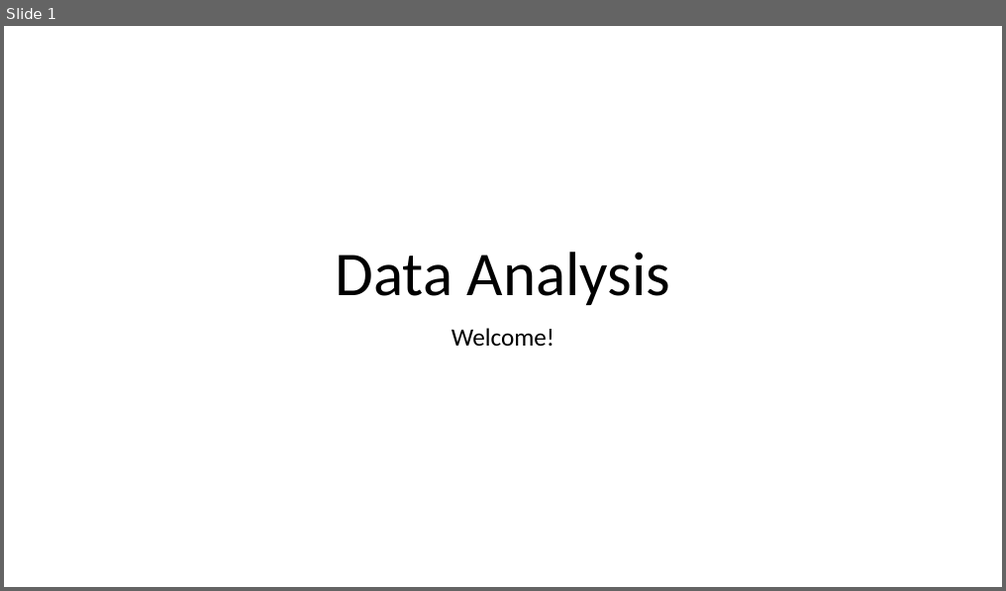
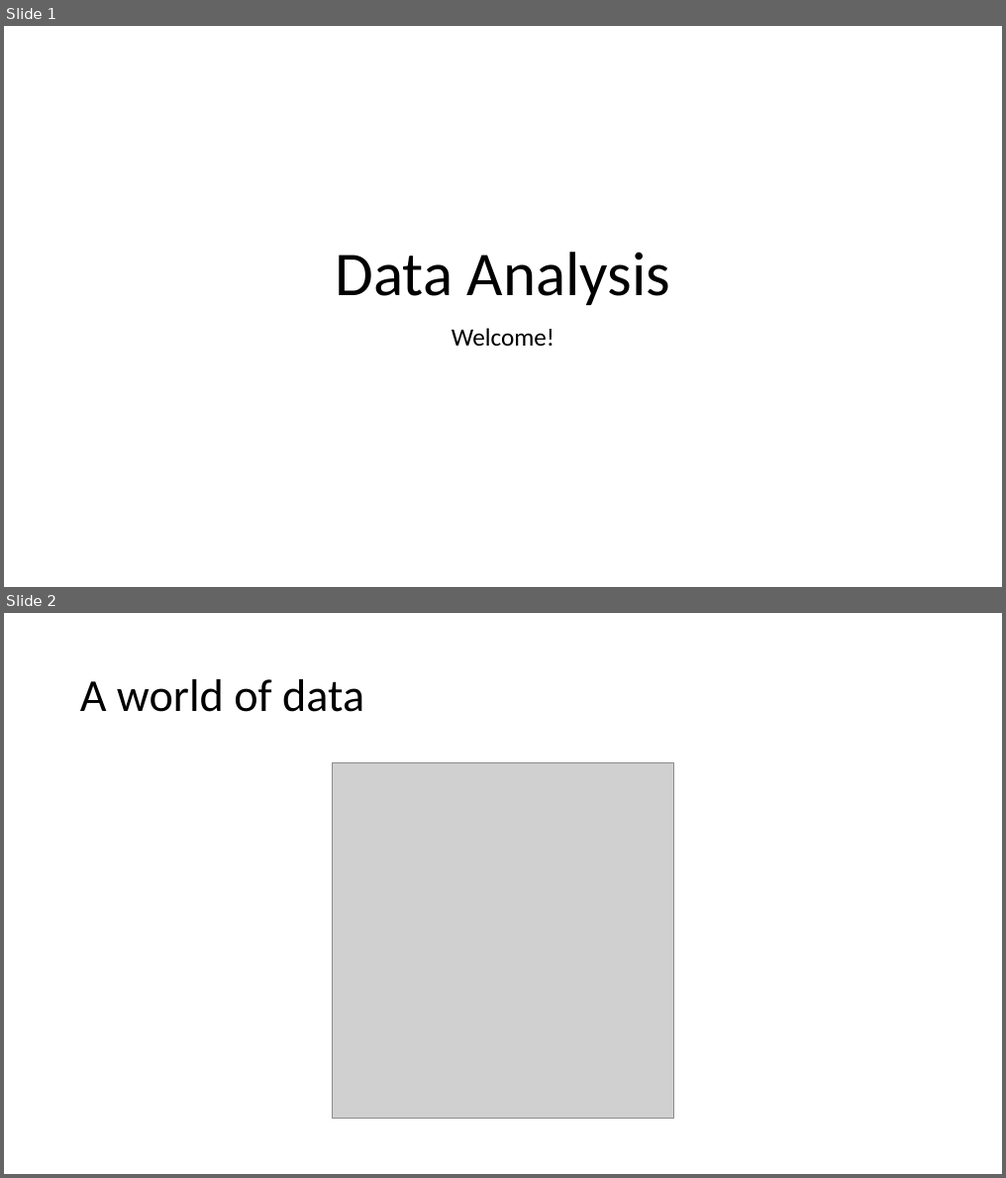
Before and after one commit to PRF-Development/DataAnalysisExtras, a slide deck: WhatIsDataAnalysis.pptx. Shown one above the other, each under a label of ours: slide 1 before the commit, slides 1 and 2 after it. The pictures are 1006x591 and 1006x1178 pixels, drawn with LibreOffice and Linux fonts; fonts in the diff are those of the drawing; grey boxes stand for pictures. Boxes give left, top, right and bottom in pixels: in the first picture for what was removed or moved away, otherwise in the second. Text is boxed around its words. In the diff, an @@ line names an element or a change of style, - is before the commit and + after.

Commit message:
world of data slide

```diff
--- a/WhatIsDataAnalysis.pptx
+++ b/WhatIsDataAnalysis.pptx
@@ slide 2 added at [4,613,1002,1174], background #FFFFFF @@
@@ title added at [80,679,364,712], 44 pt, text #000000 @@
+A world of data
@@ picture added at [332,762,674,1119] @@
```
